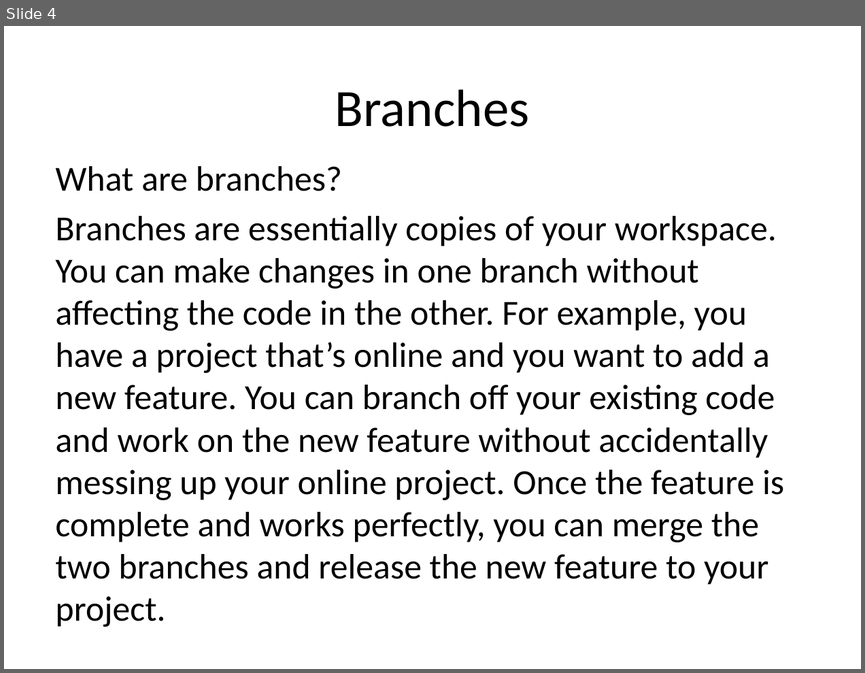
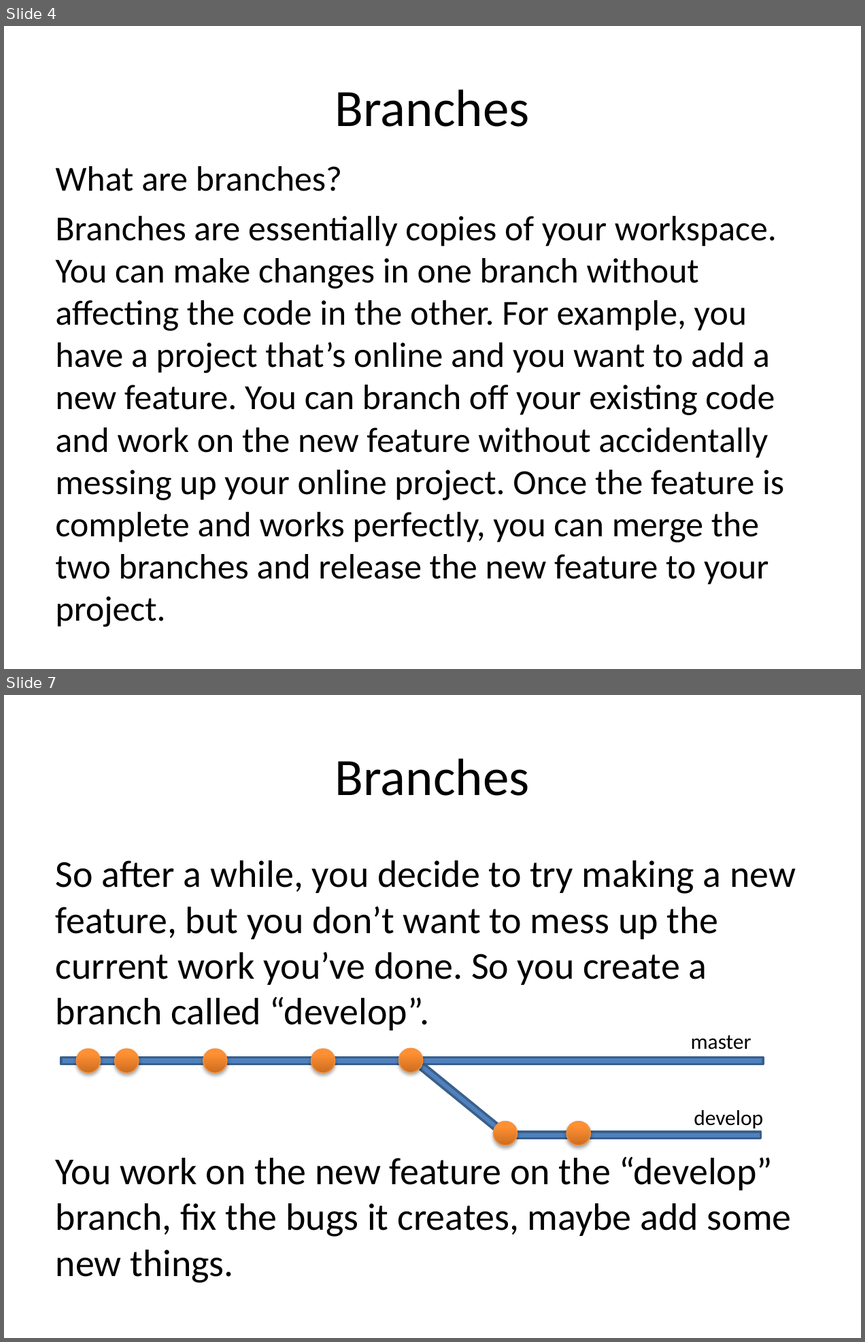
Before and after one commit to JaceTan/programming-notes, a slide deck: Branches and Tags.pptx. Shown one above the other, each under a label of ours: slide 4 before the commit, slides 4 and 7 after it; the slides between them are not shown. The pictures are 865x673 and 865x1342 pixels, drawn with LibreOffice and Linux fonts; fonts in the diff are those of the drawing. Boxes give left, top, right and bottom in pixels: in the first picture for what was removed or moved away, otherwise in the second. Text is boxed around its words. In the diff, an @@ line names an element or a change of style, - is before the commit and + after.

Commit message:
finished Branches and Tags

```diff
--- a/Branches and Tags.pptx
+++ b/Branches and Tags.pptx
@@ slide 7 added at box(4, 695, 861, 1338), background #FFFFFF @@
@@ title added at box(335, 758, 530, 796), 44 pt, text #000000 @@
+Branches
@@ text added at box(56, 860, 796, 1283), 32 pt, text #000000 @@
+So after a while, you decide to try making a new feature, but you don’t want to mess up the current work you’ve done. So you create a branch called “develop”.
+You work on the new feature on the “develop” branch, fix the bugs it creates, maybe add some new things.
@@ group added at box(61, 1035, 763, 1145): 7 ellipses, 3 rectangles, 2 texts @@
+master
+develop
```
Also in this commit, not shown: 1 slide changed, 3 other slides added, 2 slides removed.
